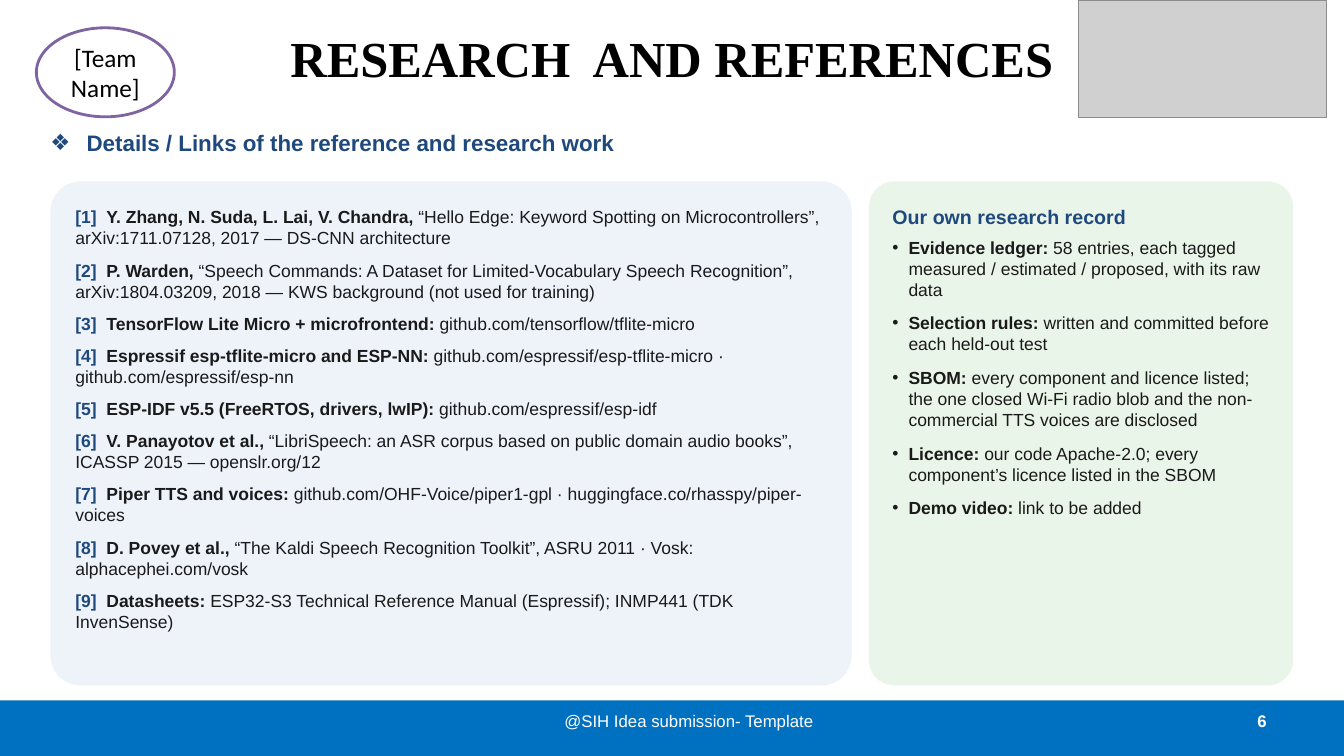
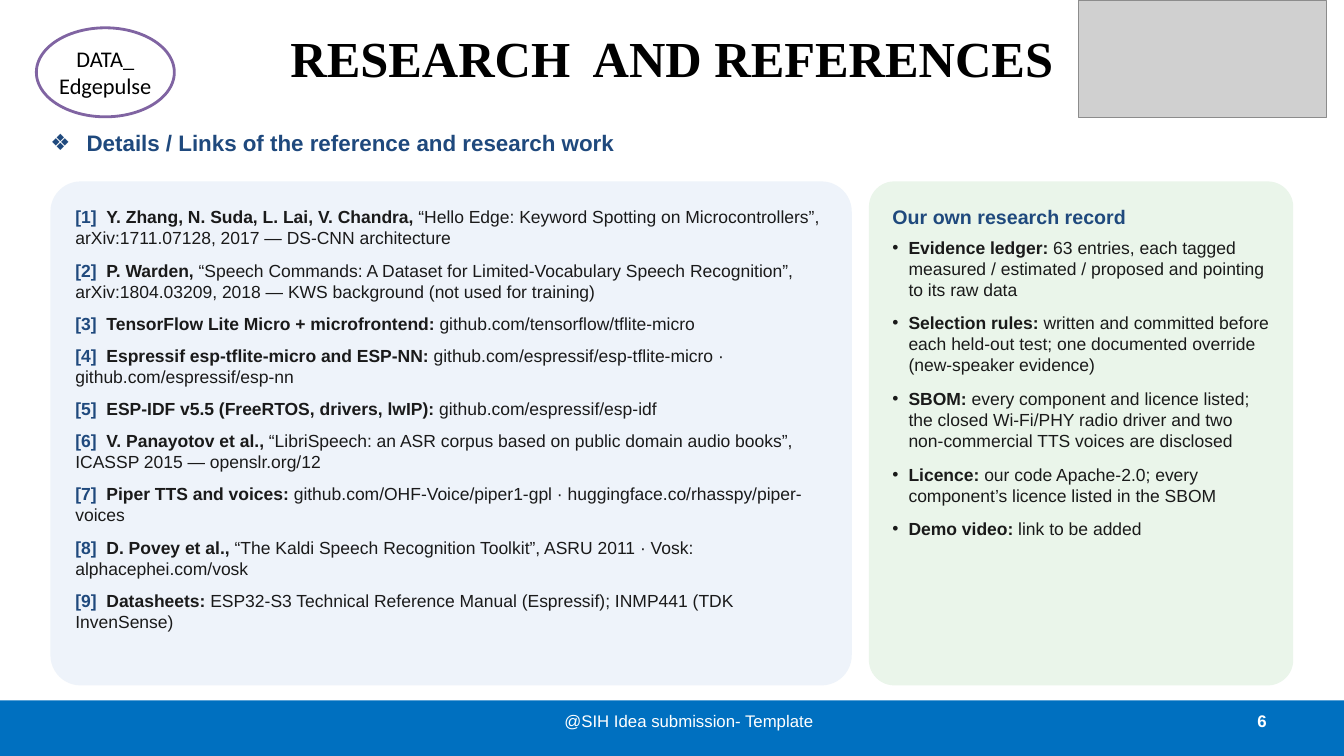
Before and after one commit to Kartikinfinity/vayro-edge-voice-activator, a slide deck: slide 6 of docs/submission/PS26172_SIH2026_Idea.pptx. Drawn at 1344x756 pixels with LibreOffice and Linux fonts; fonts in the diff are those of the drawing; grey boxes stand for pictures. Boxes give left, top, right and bottom in pixels: in the first picture for what was removed or moved away, otherwise in the second. Text is boxed around its words. In the diff, an @@ line names an element or a change of style, - is before the commit and + after.

```diff
--- a/docs/submission/PS26172_SIH2026_Idea.pptx
+++ b/docs/submission/PS26172_SIH2026_Idea.pptx
@@ text in ellipse at (x1=59, y1=52, x2=151, y2=98): text changed; size 18 to 16 pt @@
-[Team Name]
+DATA_
+Edgepulse
@@ text in rounded rectangle at (x1=909, y1=241, x2=1269, y2=447): text changed @@
-• Evidence ledger: 58 entries, each tagged measured / estimated / proposed, with its raw data
-• Selection rules: written and committed before each held-out test
-• SBOM: every component and licence listed; the one closed Wi-Fi radio blob and the non-commercial TTS voices are disclosed
+• Evidence ledger: 63 entries, each tagged measured / estimated / proposed and pointing to its raw data
+• Selection rules: written and committed before each held-out test; one documented override (new-speaker evidence)
+• SBOM: every component and licence listed; the closed Wi-Fi/PHY radio driver and two non-commercial TTS voices are disclosed
```
Also in this commit, not shown: 5 other slides changed, 11 other files.
